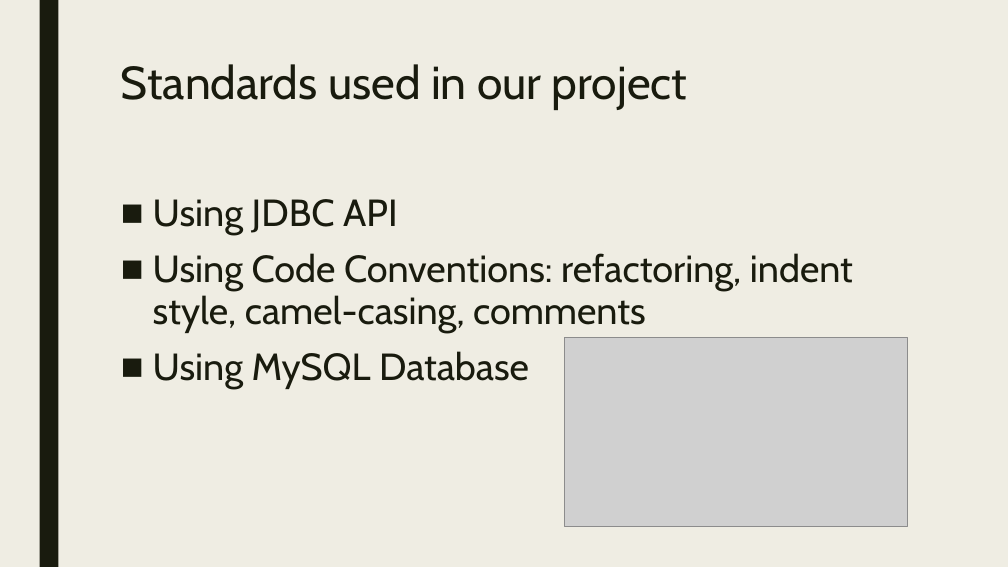
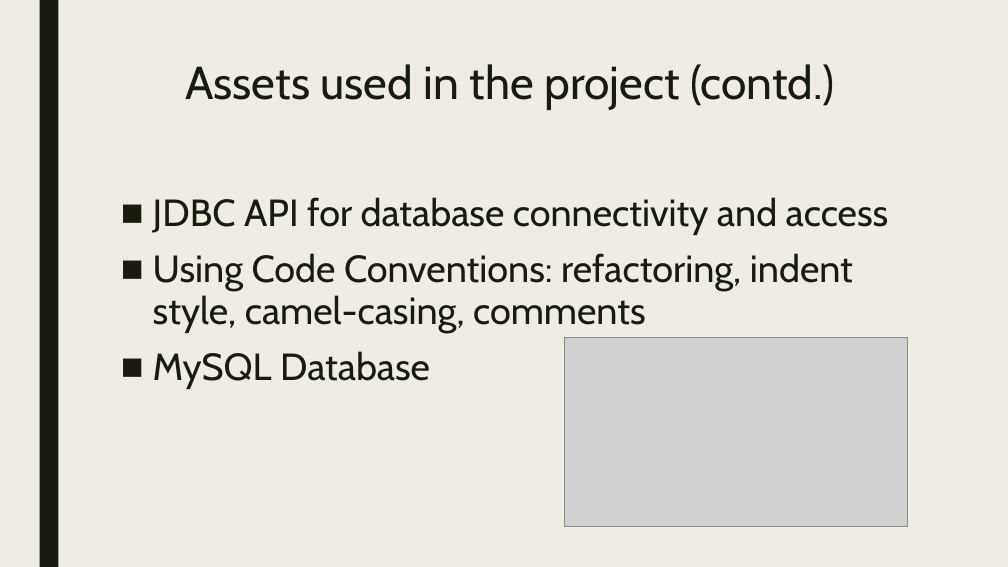
Before and after one commit to Valini/OfficeGit, a slide deck: slide 3 of The OfficePPT.pptx. Drawn at 1008x567 pixels with LibreOffice and Linux fonts; fonts in the diff are those of the drawing; grey boxes stand for pictures. Boxes give left, top, right and bottom in pixels: in the first picture for what was removed or moved away, otherwise in the second. Text is boxed around its words. In the diff, an @@ line names an element or a change of style, - is before the commit and + after.

```diff
--- a/The OfficePPT.pptx
+++ b/The OfficePPT.pptx
@@ title at (185, 64, 835, 110): text changed @@
-Standards used in our project
+Assets used in the project (contd.)
@@ text at (153, 197, 889, 235): text changed @@
-■ Using JDBC API
+■ JDBC API for database connectivity and access
@@ text at (153, 351, 430, 389): text changed @@
-■ Using MySQL Database
+■ MySQL Database
```
Also in this commit, not shown: 2 other slides changed.
